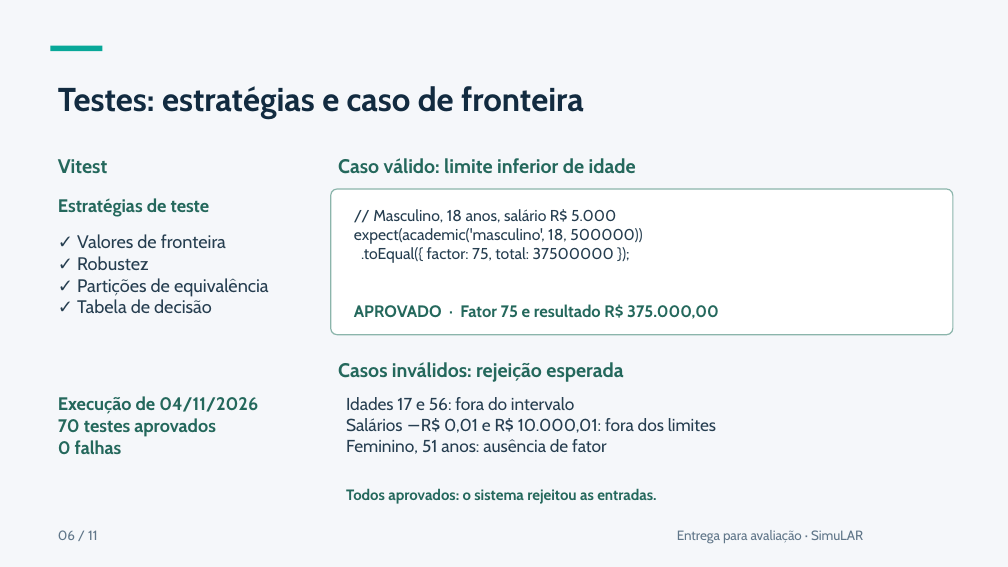
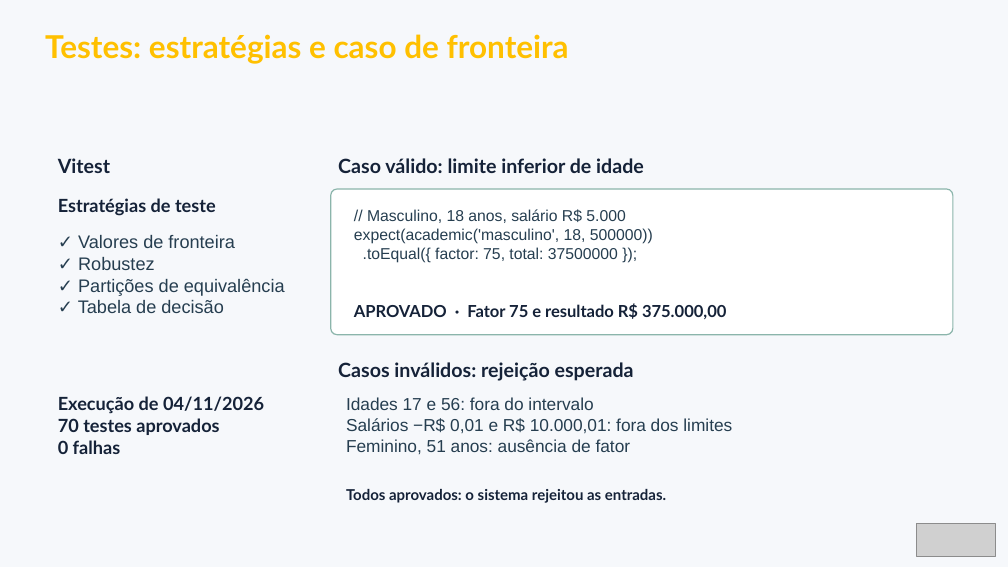
Before and after one commit to eber-ops/SimuLAR, a slide deck: slide 6 of apresentacao/simular-apresentacao-final.pptx. Drawn at 1008x567 pixels with LibreOffice and Linux fonts; fonts in the diff are those of the drawing; grey boxes stand for pictures. Boxes give left, top, right and bottom in pixels: in the first picture for what was removed or moved away, otherwise in the second. Text is boxed around its words. In the diff, an @@ line names an element or a change of style, - is before the commit and + after.

```diff
--- a/apresentacao/simular-apresentacao-final.pptx
+++ b/apresentacao/simular-apresentacao-final.pptx
@@ background #F5F7FA to #F6F8FB @@
@@ text "Testes: estratégias e caso de ...": place and size @@
-text "Testes: estratégias e caso de ..." at [58, 86, 584, 119]
+text "Testes: estratégias e caso de ..." at [45, 34, 569, 64]
@@ text "Testes: estratégias e caso de ..." at [45, 34, 569, 64]: size 31.5 to 30 pt, font Cabin to Lato, text colour #122B40 to #FFC000 @@
@@ rectangle removed at [51, 45, 103, 51] @@
@@ font Cabin to Arial in 3 elements at [78, 235, 285, 313], [354, 209, 653, 263], [346, 397, 732, 454] @@
@@ font Cabin to Lato, text colour #24685C to #152238 in 7 elements at [58, 158, 110, 173], [58, 198, 216, 216], [58, 396, 264, 454], [338, 158, 644, 173], [354, 303, 726, 319], [338, 362, 634, 381], [346, 489, 666, 503] @@
@@ text removed at [58, 530, 98, 540] @@
-06 / 11
@@ text removed at [677, 530, 863, 543] @@
-Entrega para avaliação · SimuLAR
@@ picture added at [917, 524, 995, 557] @@
```
Also in this commit, not shown: 9 other slides changed, 1 slide added, 1 slide removed.
